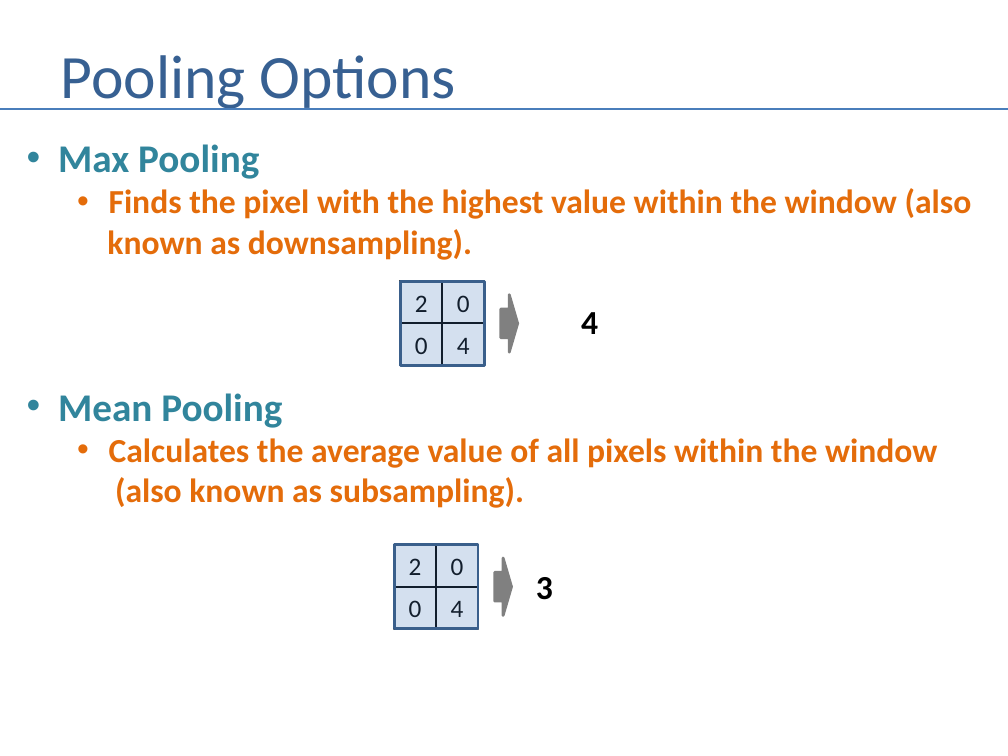
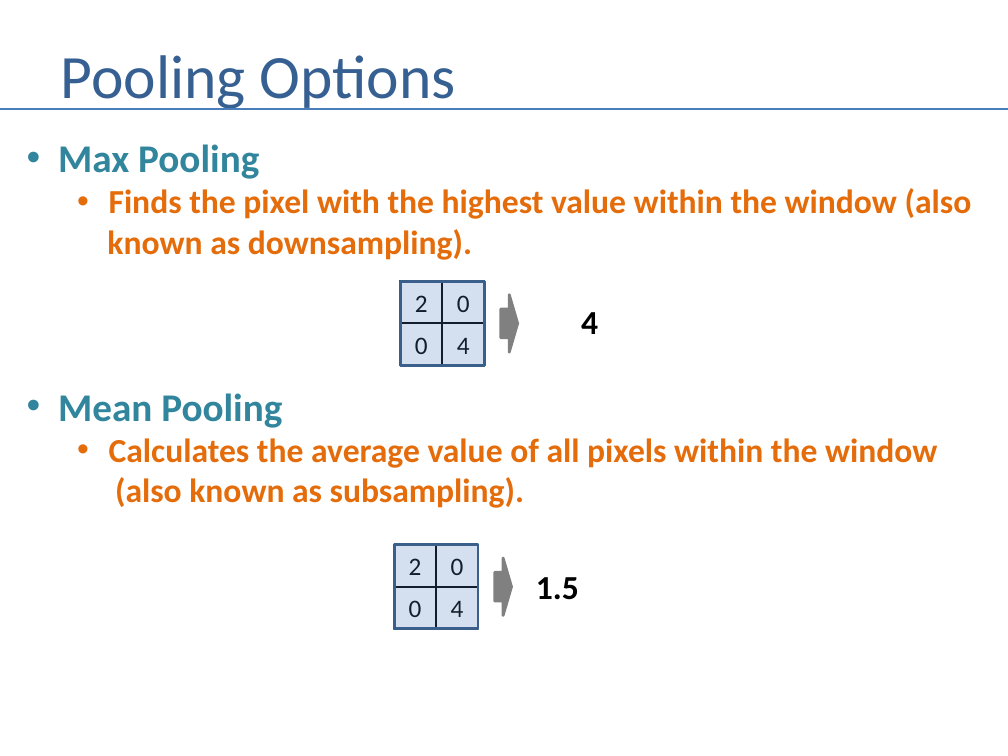
Before and after one commit to andrewferlitsch/Training, a slide deck: slide 16 of AITraining/Fundamentals/Machine Learning/ML Convolutional Neural Networks.pptx. Drawn at 1008x756 pixels with LibreOffice and Linux fonts; fonts in the diff are those of the drawing. Boxes give left, top, right and bottom in pixels: in the first picture for what was removed or moved away, otherwise in the second. Text is boxed around its words. In the diff, an @@ line names an element or a change of style, - is before the commit and + after.

```diff
--- a/AITraining/Fundamentals/Machine Learning/ML Convolutional Neural Networks.pptx
+++ b/AITraining/Fundamentals/Machine Learning/ML Convolutional Neural Networks.pptx
@@ text at (536,577,579,600): text changed @@
-3
+1.5
```
Also in this commit, not shown: 1 other file.
